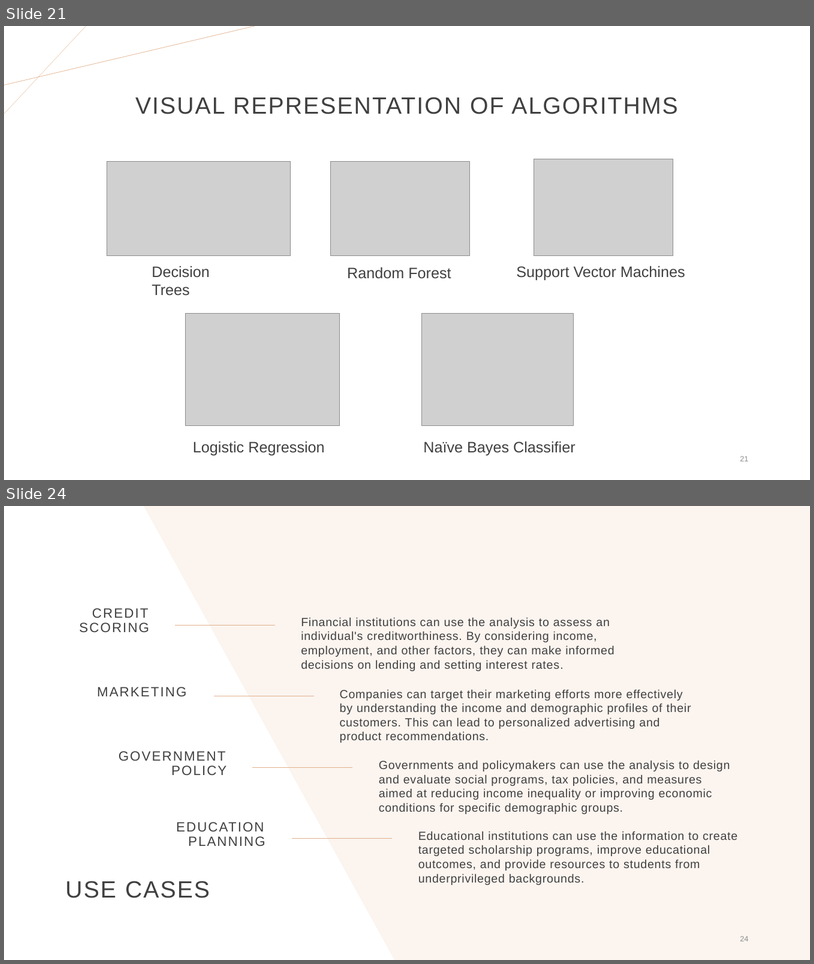
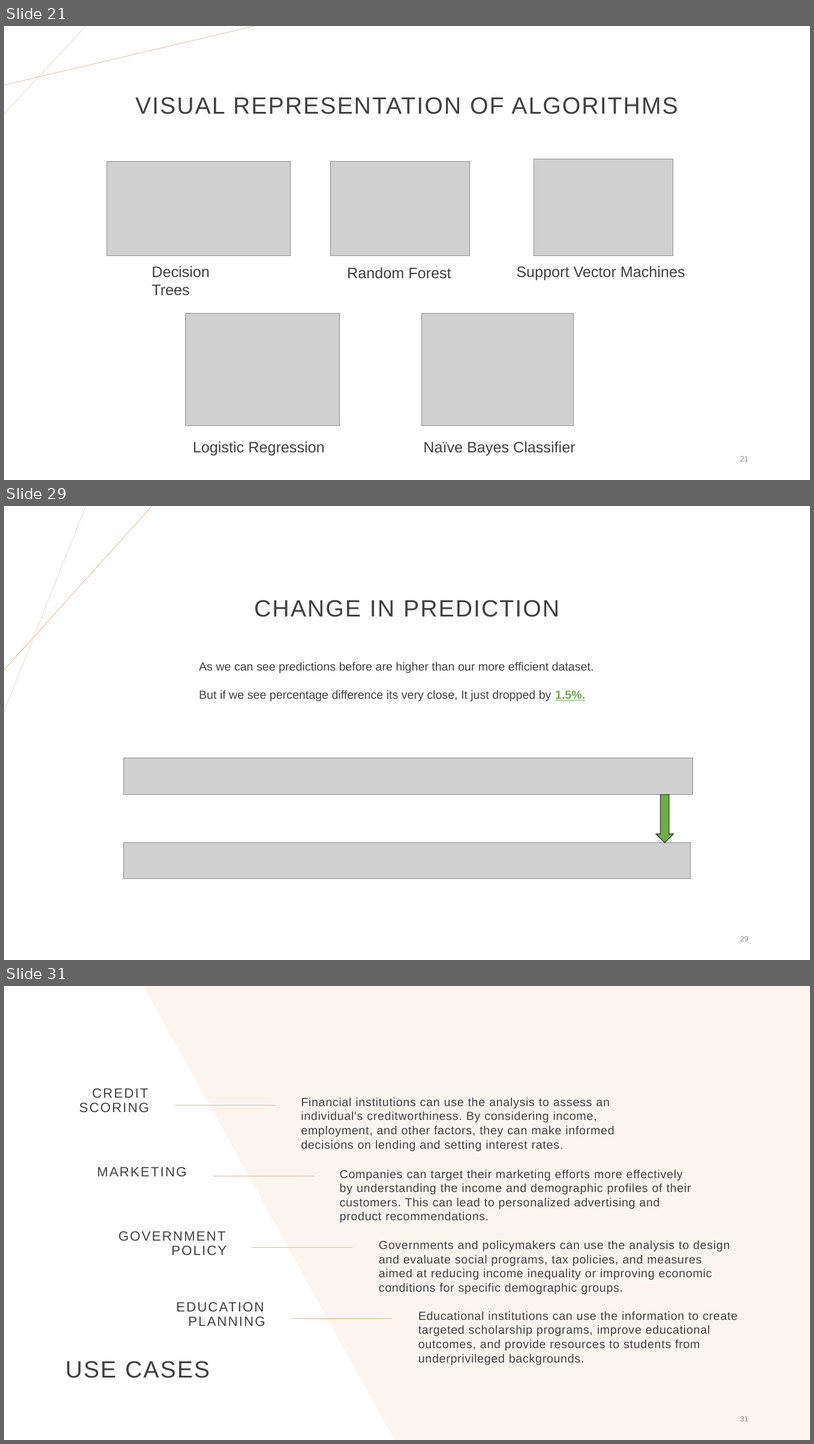
Before and after one commit to Hetansh-patel/Income-Prediction-With-R, a slide deck: R Project.pptx. Shown one above the other, each under a label of ours: slides 21 and 24 before the commit, slides 21, 29 and 31 after it; the slides between them are not shown. The pictures are 814x964 and 814x1444 pixels, drawn with LibreOffice and Linux fonts; fonts in the diff are those of the drawing; grey boxes stand for pictures. Boxes give left, top, right and bottom in pixels: in the first picture for what was removed or moved away, otherwise in the second. Text is boxed around its words. In the diff, an @@ line names an element or a change of style, - is before the commit and + after.

```diff
--- a/R Project.pptx
+++ b/R Project.pptx
@@ slide 29 added at (x1=4, y1=506, x2=810, y2=960), background #FFFFFF @@
@@ line added from (86, 506) to (4, 712), #E2B18D 0.25 pt @@
@@ line added from (152, 506) to (4, 670), #E2B18D 0.5 pt @@
@@ title added at (x1=254, y1=600, x2=560, y2=617), 28 pt, text #404040 @@
+CHANGE IN PREDICTION
@@ text added at (x1=199, y1=661, x2=594, y2=701), 14 pt, text #404040 @@
+As we can see predictions before are higher than our more efficient dataset.
+But if we see percentage difference its very close, It just dropped by 1.5%.
@@ picture added at (x1=124, y1=757, x2=693, y2=794) @@
@@ down arrow added at (x1=657, y1=795, x2=674, y2=843), fill #70AD47, outline #314C1F 1 pt @@
@@ picture added at (x1=124, y1=843, x2=691, y2=878) @@
@@ page number added at (x1=740, y1=936, x2=749, y2=941), 9 pt, text #8C8C8C @@
+29
@@ what was slide 24 is now slide 31 @@
@@ page number at (x1=740, y1=1416, x2=749, y2=1421): text changed @@
-24
+31
```
Also in this commit, not shown: 4 slides changed, 7 other slides added, 2 slides removed.
